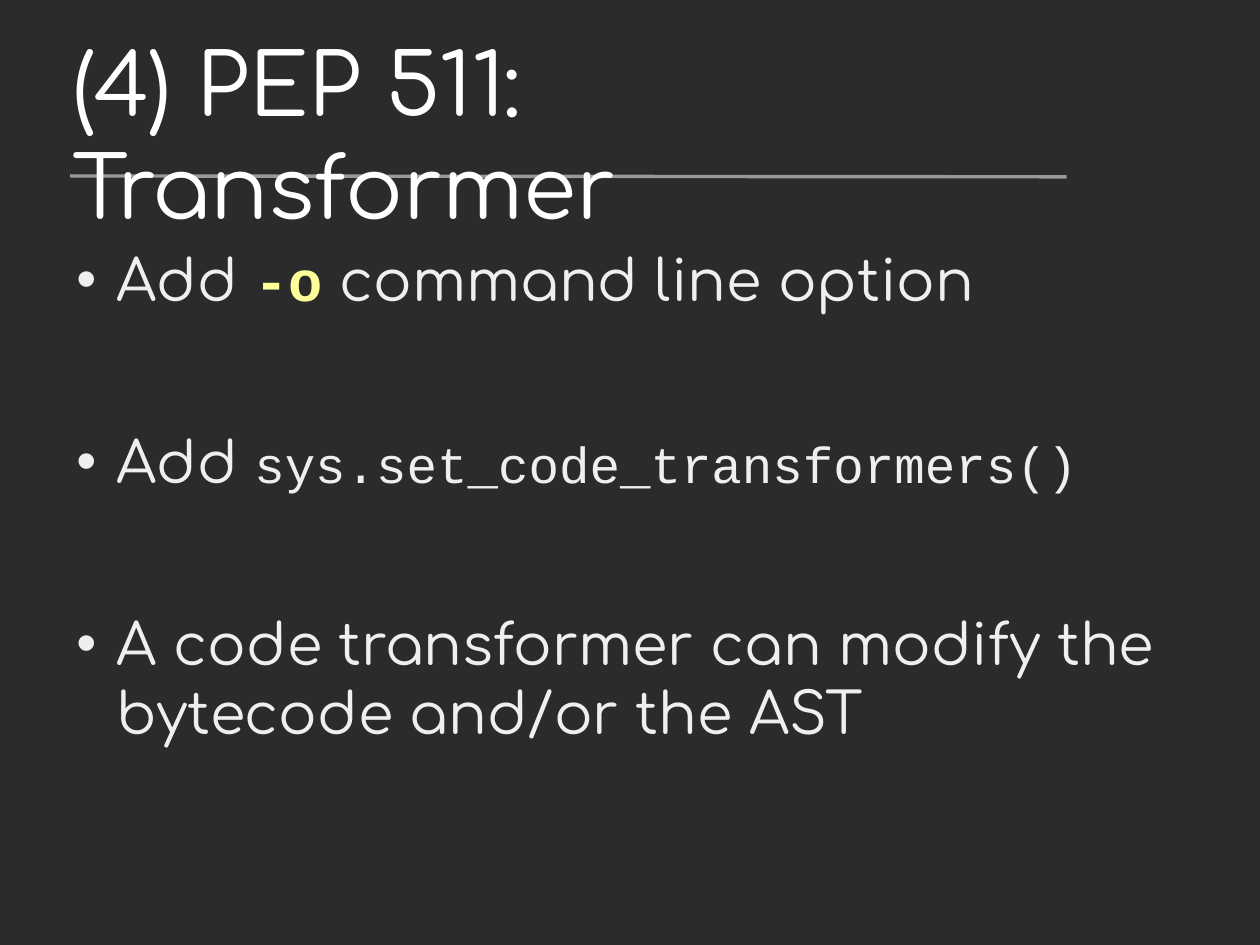
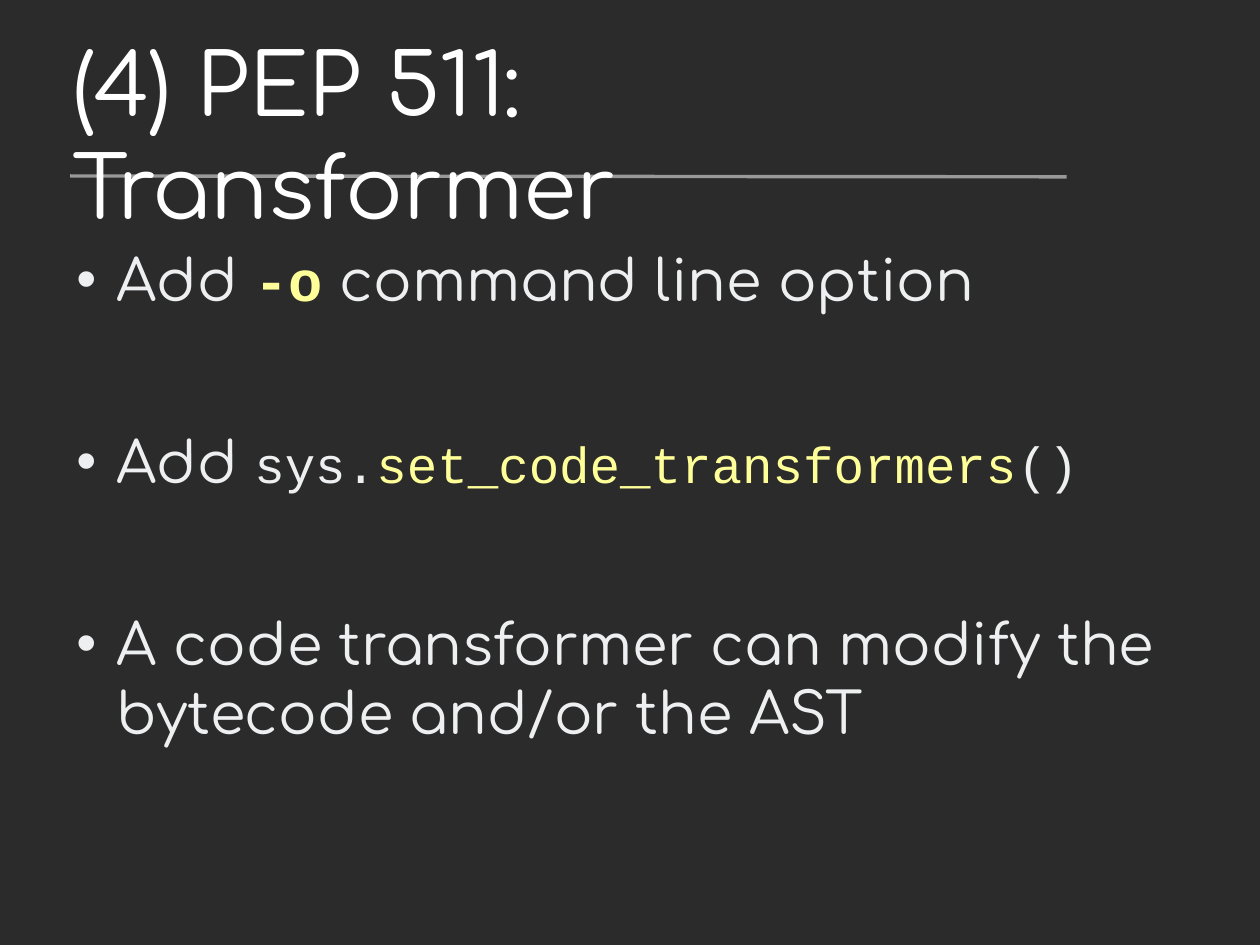
Before and after one commit to vstinner/talks, a slide deck: slide 37 of 2016-FOSDEM/fat_python.odp. Drawn at 1260x945 pixels with LibreOffice and Linux fonts; fonts in the diff are those of the drawing; background and template pictures are left out; a plain dark background stands for a picture behind light text. Boxes give left, top, right and bottom in pixels: in the first picture for what was removed or moved away, otherwise in the second. Text is boxed around its words. In the diff, an @@ line names an element or a change of style, - is before the commit and + after.

```diff
--- a/2016-FOSDEM/fat_python.odp
+++ b/2016-FOSDEM/fat_python.odp
@@ text at <box>117,438,1078,494</box>: text colour #EEEFF0 to #FFFF99 in "sys.set_code_transformers()" @@
```
Also in this commit, not shown: 8 other slides changed, 4 slides added, 1 other file.
